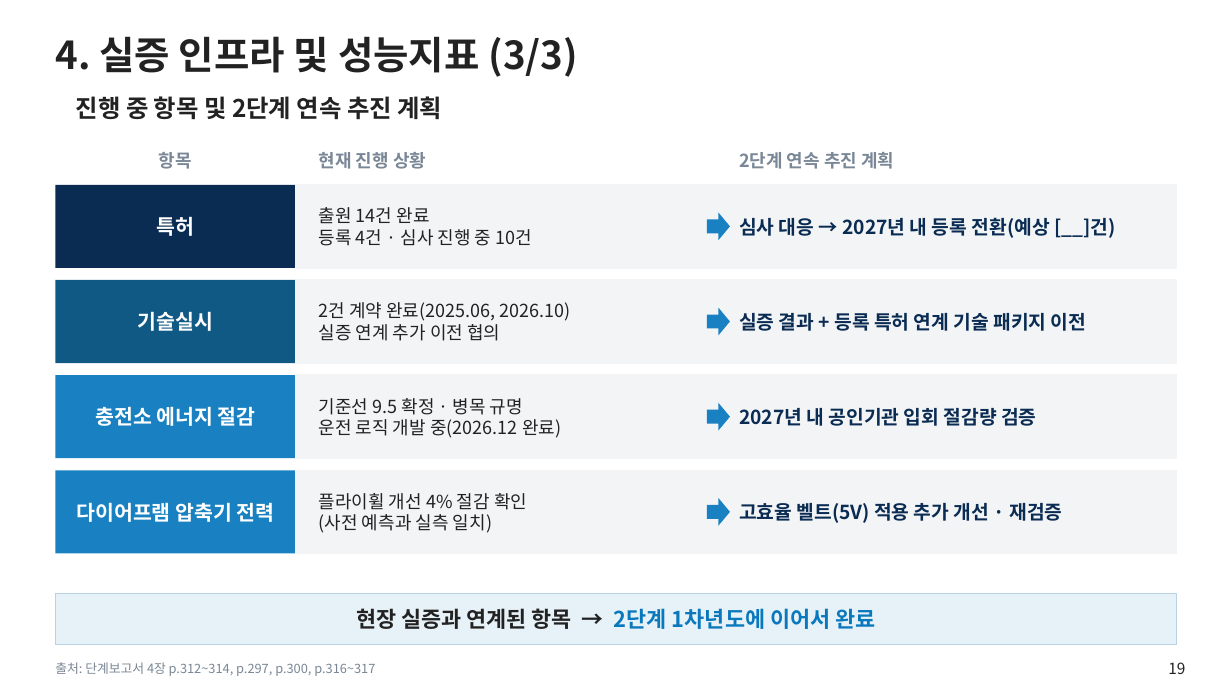
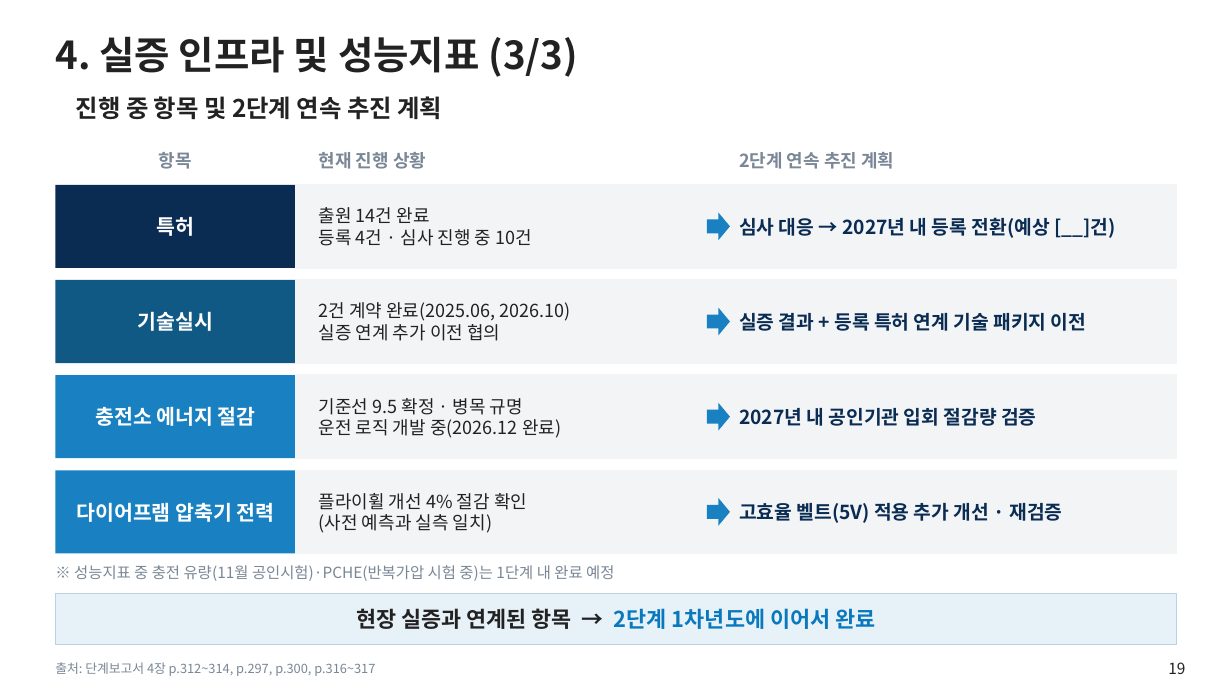
Before and after one commit to jungdw180-debug/h2, a slide deck: slide 19 of slides/1단계_단계평가_본평가판.pptx. Drawn at 1232x693 pixels with LibreOffice and Linux fonts; fonts in the diff are those of the drawing; background and template pictures are left out. Boxes give left, top, right and bottom in pixels: in the first picture for what was removed or moved away, otherwise in the second. Text is boxed around its words. In the diff, an @@ line names an element or a change of style, - is before the commit and + after.

```diff
--- a/slides/1단계_단계평가_본평가판.pptx
+++ b/slides/1단계_단계평가_본평가판.pptx
@@ text added at (74, 565, 614, 581), 12 pt, text #7A8796 @@
+※ 성능지표 중 충전 유량(11월 공인시험)·PCHE(반복가압 시험 중)는 1단계 내 완료 예정
```
Also in this commit, not shown: 4 other slides changed, 9 other files.
